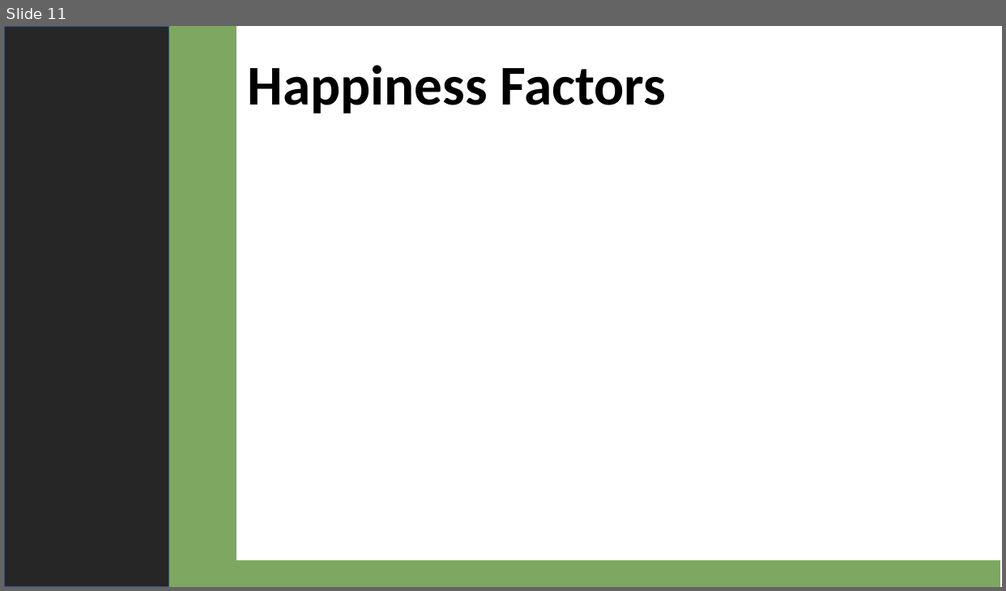
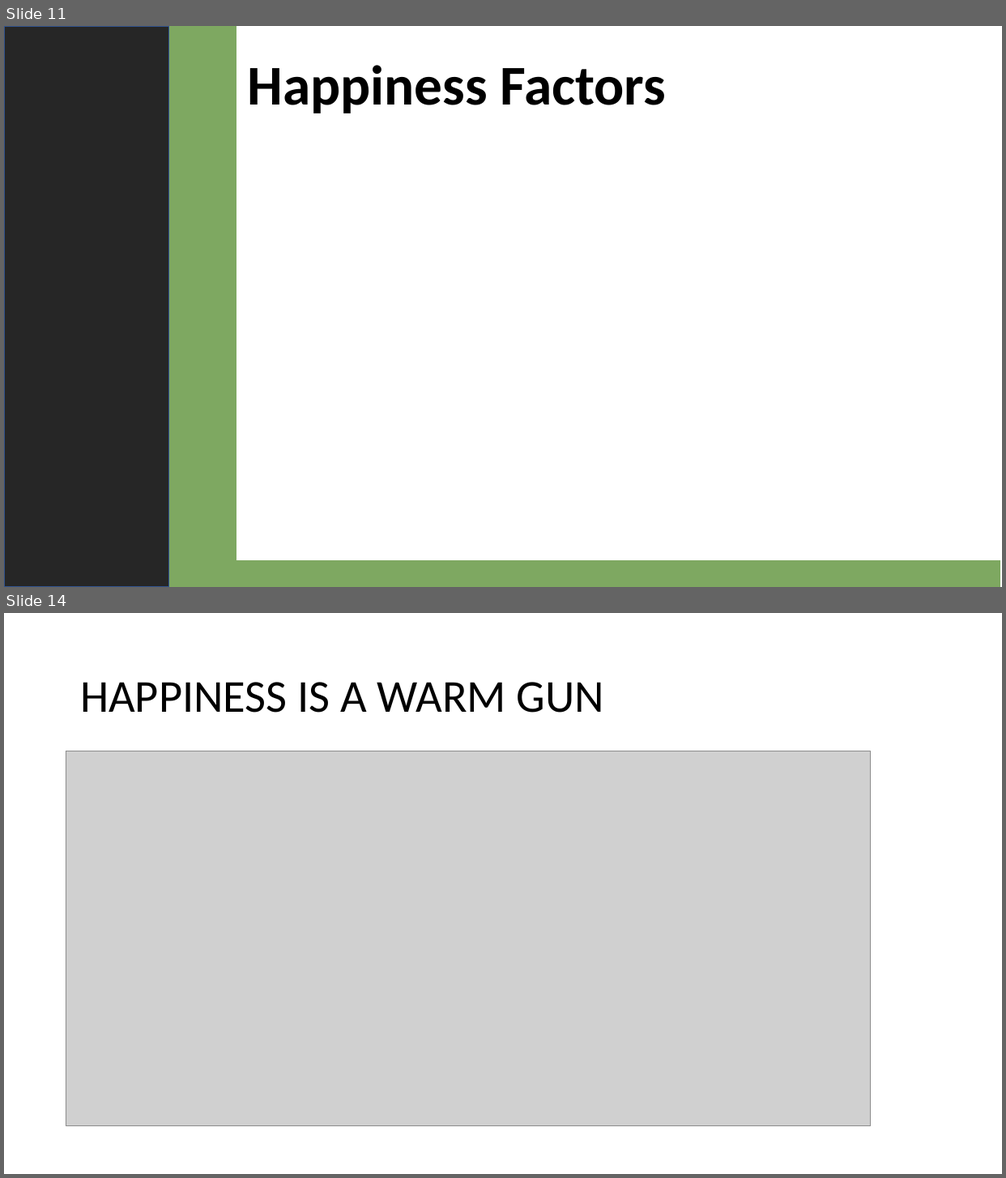
Before and after one commit to 4d4m43/DrinkAndBeHapPY, a slide deck: DrinkandBeHappy_AY.pptx. Shown one above the other, each under a label of ours: slide 11 before the commit, slides 11 and 14 after it; the slides between them are not shown. The pictures are 1006x591 and 1006x1178 pixels, drawn with LibreOffice and Linux fonts; fonts in the diff are those of the drawing; grey boxes stand for pictures. Boxes give left, top, right and bottom in pixels: in the first picture for what was removed or moved away, otherwise in the second. Text is boxed around its words. In the diff, an @@ line names an element or a change of style, - is before the commit and + after.

```diff
--- a/DrinkandBeHappy_AY.pptx
+++ b/DrinkandBeHappy_AY.pptx
@@ slide 14 added at <box>4,613,1002,1174</box>, background #FFFFFF @@
@@ title added at <box>80,682,604,713</box>, 44 pt, text #000000 @@
+HAPPINESS IS A WARM GUN
@@ picture added at <box>66,752,870,1126</box> @@
```
Also in this commit, not shown: 1 slide changed, 2 other slides added, 1 other file.
